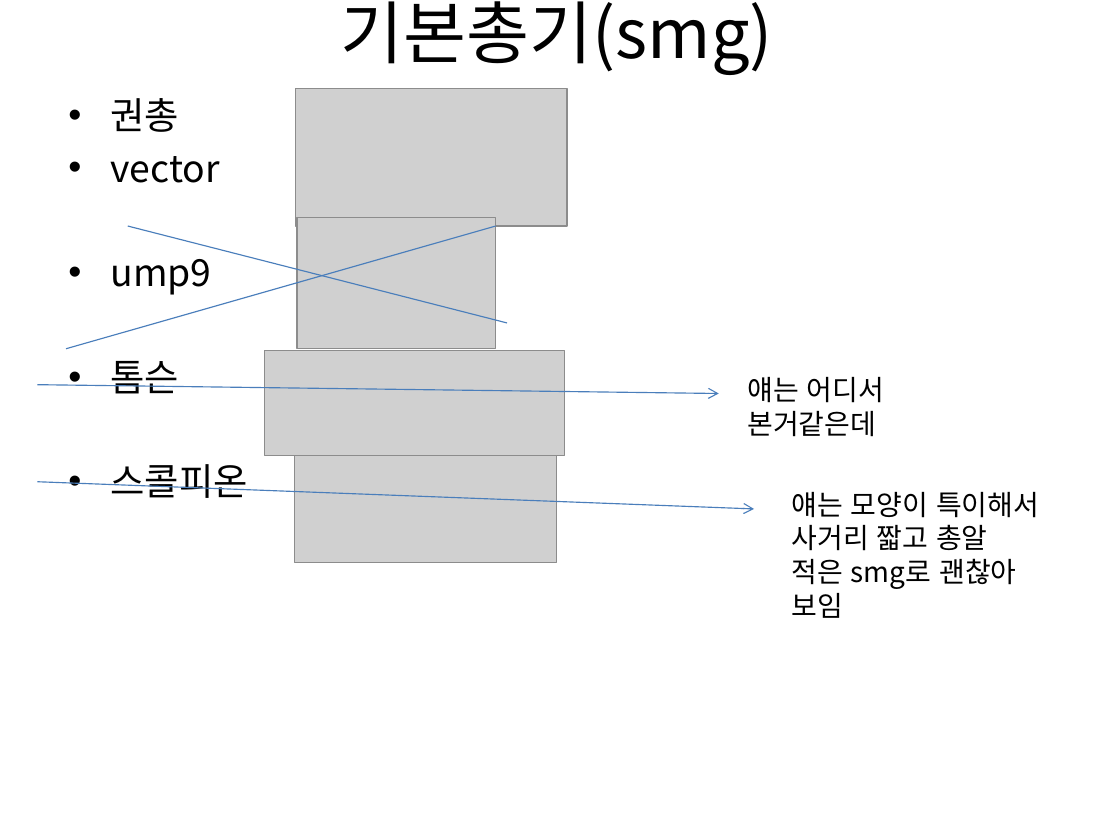
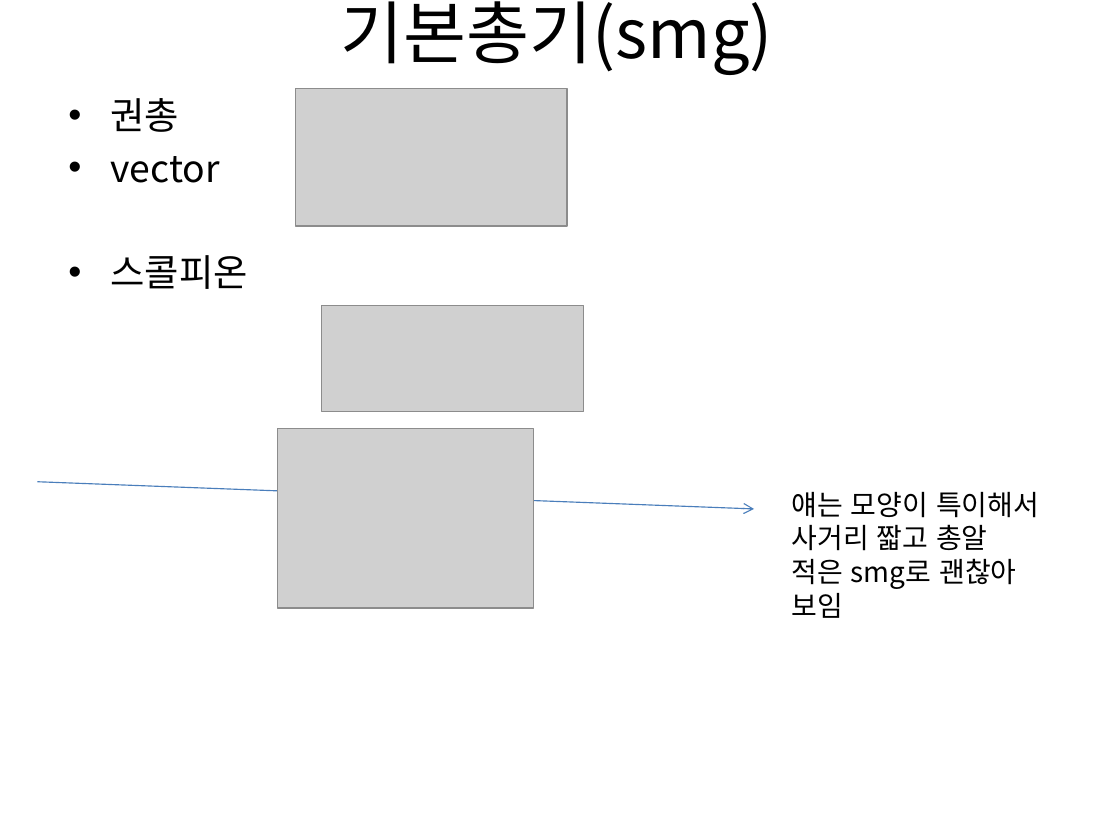
Before and after one commit to gkdlgndpdu/EscapeJail, a slide deck: slide 39 of EscapeJail/Assets/기획/스테이지1기획.pptx. Drawn at 1120x840 pixels with LibreOffice and Linux fonts; fonts in the diff are those of the drawing; grey boxes stand for pictures. Boxes give left, top, right and bottom in pixels: in the first picture for what was removed or moved away, otherwise in the second. Text is boxed around its words. In the diff, an @@ line names an element or a change of style, - is before the commit and + after.

```diff
--- a/EscapeJail/Assets/기획/스테이지1기획.pptx
+++ b/EscapeJail/Assets/기획/스테이지1기획.pptx
@@ line removed from (66, 348) to (496, 226) @@
@@ line removed from (128, 226) to (507, 323) @@
@@ picture removed at bbox=[297, 217, 495, 349] @@
@@ text at bbox=[111, 259, 212, 394]: paragraphs removed @@
-• ump9
-• 톰슨
@@ picture: place and size @@
-picture at bbox=[295, 456, 557, 562]
+picture at bbox=[321, 306, 584, 412]
@@ picture removed at bbox=[264, 351, 564, 456] @@
@@ arrow removed from (37, 385) to (719, 393) @@
@@ text removed at bbox=[747, 377, 884, 437] @@
-얘는 어디서 본거같은데
@@ picture added at bbox=[278, 429, 533, 608] @@
```
Also in this commit, not shown: 3 other slides changed, 6 other files.
